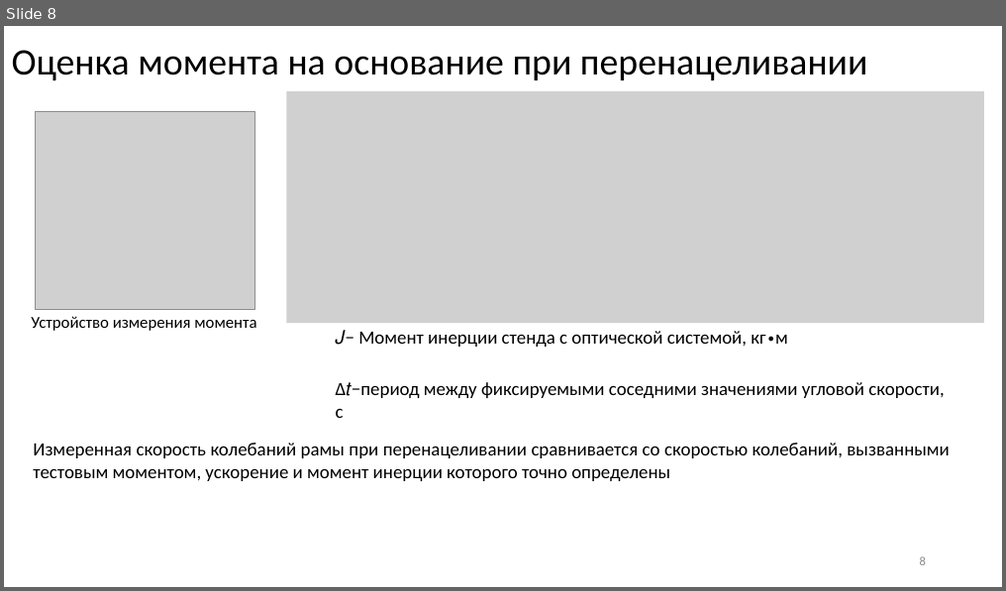
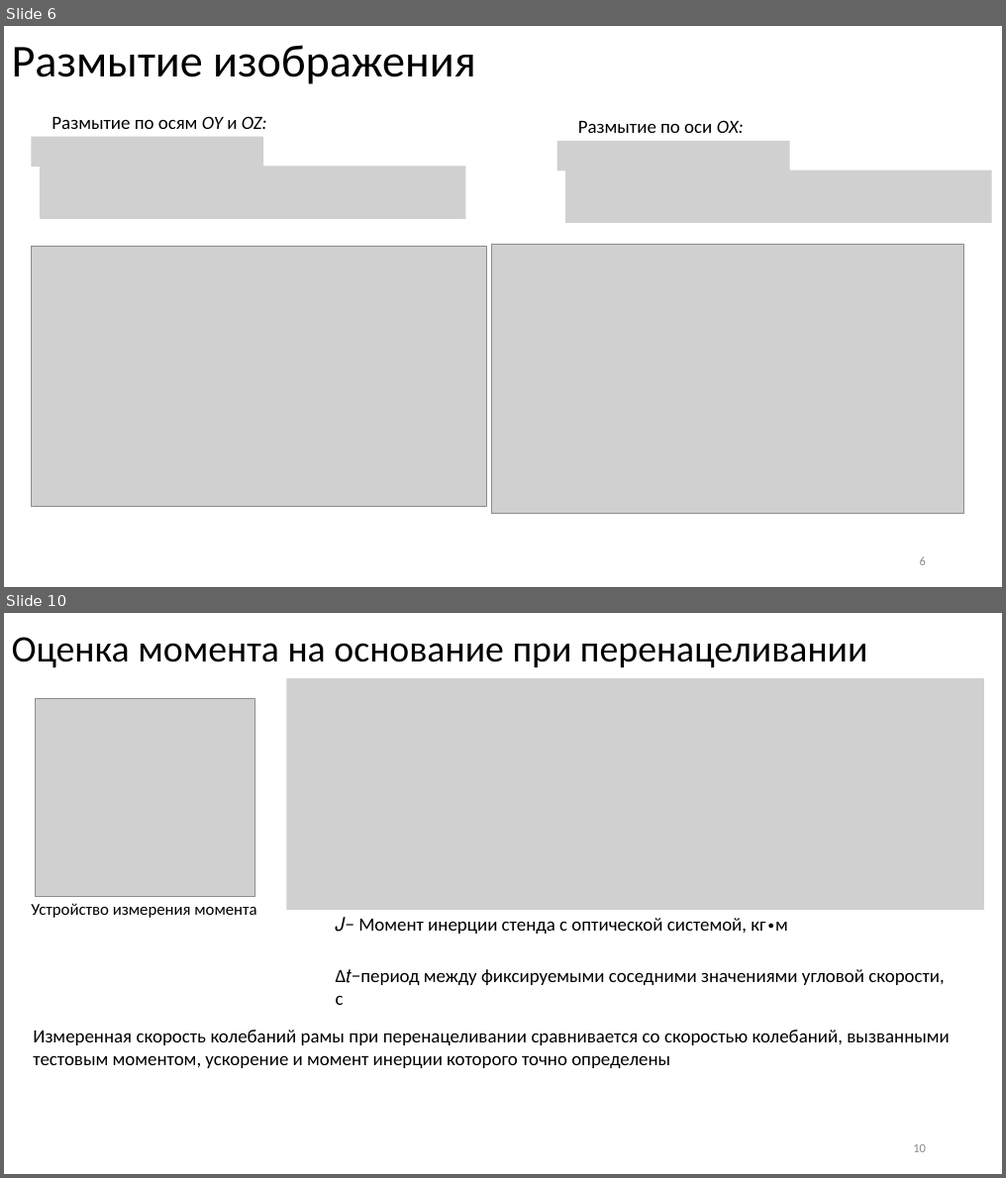
Before and after one commit to iliyars/reactive-moment-phd, a slide deck: Ppt/Белан ВКР.ppt. Shown one above the other, each under a label of ours: slide 8 before the commit, slides 6 and 10 after it; the slides between them are not shown. The pictures are 1006x591 and 1006x1178 pixels, drawn with LibreOffice and Linux fonts; fonts in the diff are those of the drawing; grey boxes stand for pictures. Boxes give left, top, right and bottom in pixels: in the first picture for what was removed or moved away, otherwise in the second. Text is boxed around its words. In the diff, an @@ line names an element or a change of style, - is before the commit and + after.

```diff
--- a/Ppt/Белан ВКР.ppt
+++ b/Ppt/Белан ВКР.ppt
@@ slide 6 added at (x1=4, y1=26, x2=1002, y2=587), background #FFFFFF @@
@@ title added at (x1=12, y1=45, x2=475, y2=84), 44 pt, text #000000 @@
+Размытие изображения
@@ picture added at (x1=31, y1=137, x2=263, y2=167) @@
@@ text added at (x1=52, y1=116, x2=267, y2=129), 18 pt, text #000000 @@
+Размытие по осям OY и OZ:
@@ picture added at (x1=557, y1=141, x2=790, y2=171) @@
@@ text added at (x1=578, y1=120, x2=744, y2=133), 18 pt, text #000000 @@
+Размытие по оси OХ:
@@ picture added at (x1=40, y1=166, x2=465, y2=219) @@
@@ picture added at (x1=565, y1=171, x2=991, y2=224) @@
@@ picture added at (x1=31, y1=246, x2=487, y2=506) @@
@@ picture added at (x1=491, y1=244, x2=963, y2=513) @@
@@ page number added at (x1=920, y1=557, x2=926, y2=566), 12 pt, text #8C8C8C @@
+6
@@ what was slide 8 is now slide 10 @@
@@ page number at (x1=913, y1=1145, x2=926, y2=1153): text changed @@
-8
+10
```
Also in this commit, not shown: 6 slides changed, 4 other slides added, 2 slides removed, 56 other files.
